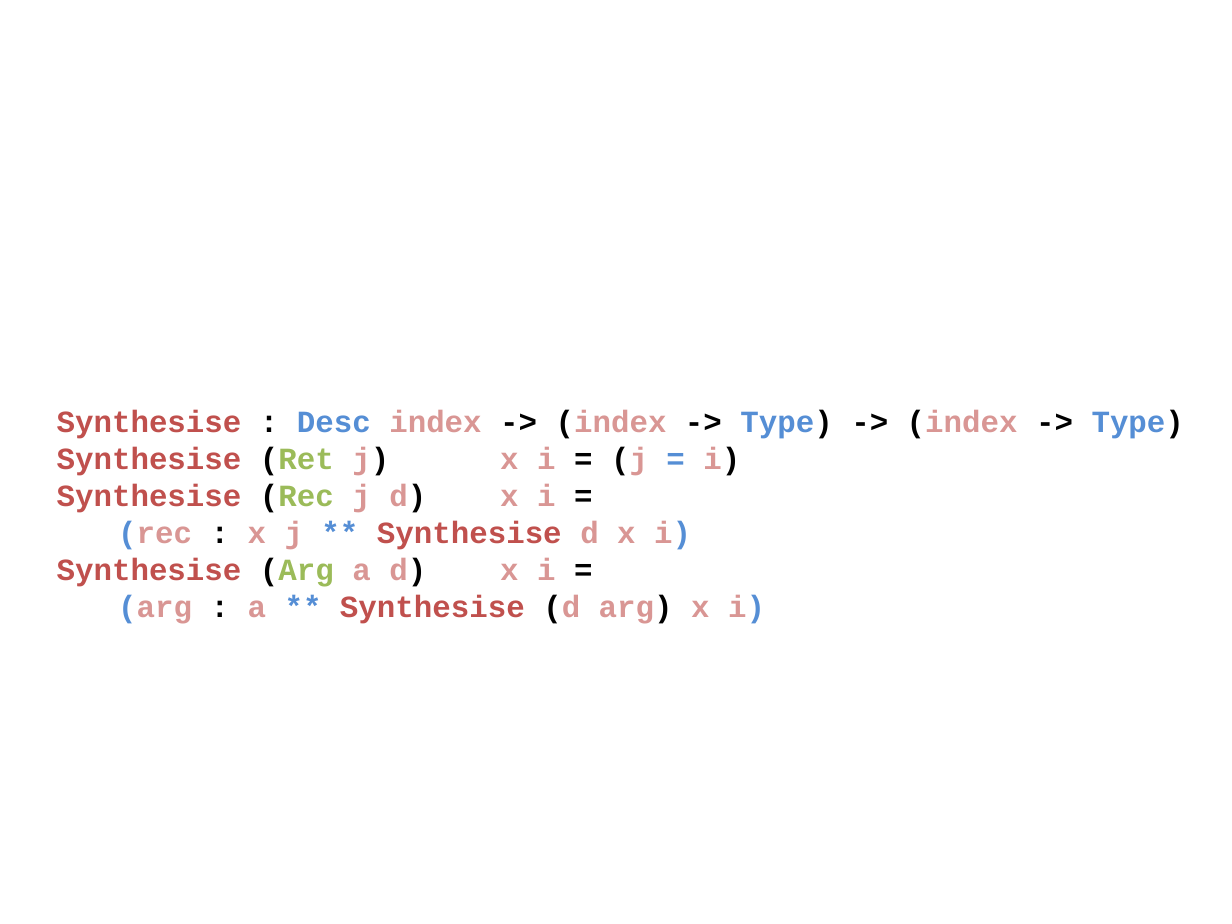
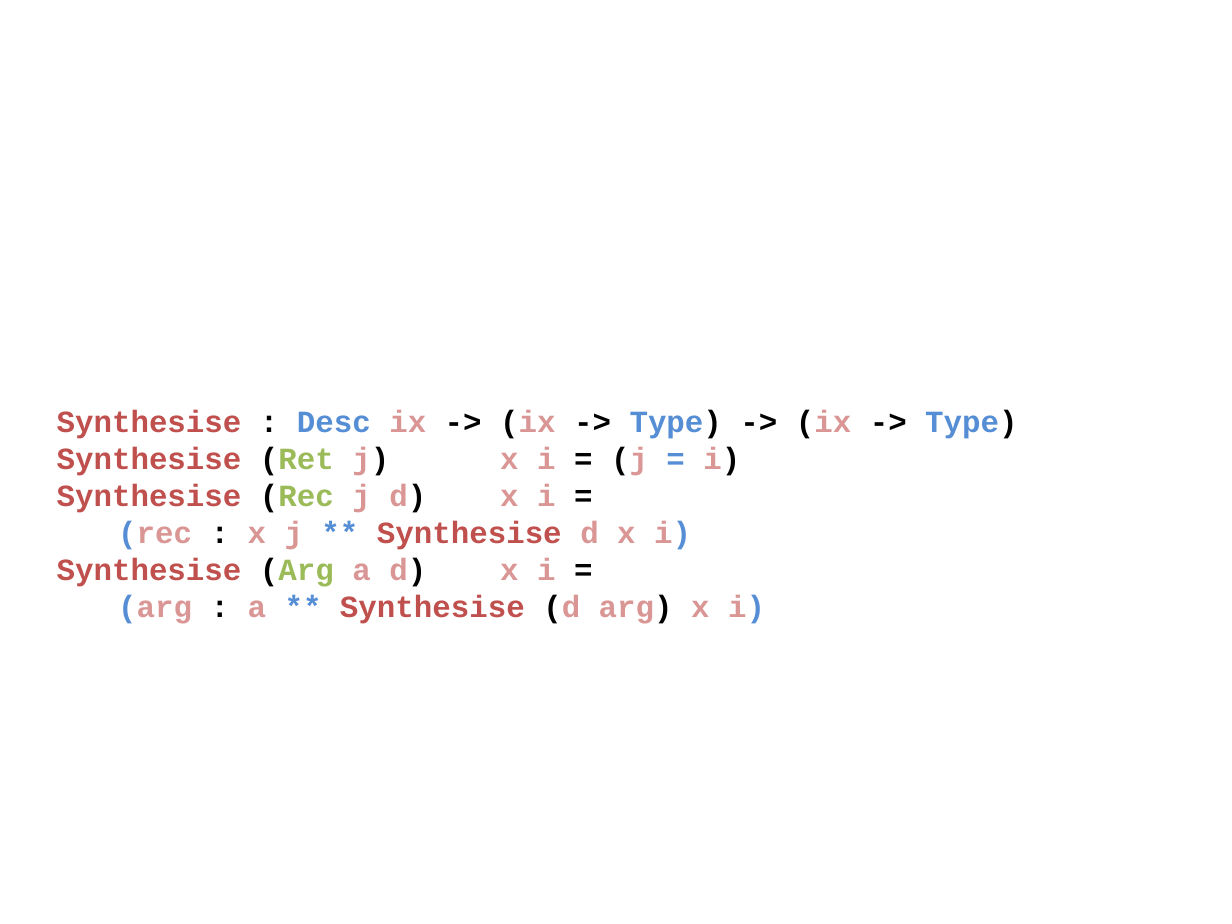
Before and after one commit to ahmadsalim/MSc-Thesis, a slide deck: slide 1 of Figures/SynthesisingData.pptx. Drawn at 1232x924 pixels with LibreOffice and Linux fonts; fonts in the diff are those of the drawing. Boxes give left, top, right and bottom in pixels: in the first picture for what was removed or moved away, otherwise in the second. Text is boxed around its words. In the diff, an @@ line names an element or a change of style, - is before the commit and + after.

```diff
--- a/Figures/SynthesisingData.pptx
+++ b/Figures/SynthesisingData.pptx
@@ text at (57, 410, 1017, 439): text changed; text colour #D99694 to #000000 @@
-Synthesise : Desc index -> (index -> Type) -> (index -> Type)
+Synthesise : Desc ix -> (ix -> Type) -> (ix -> Type)
```
Also in this commit, not shown: 52 other files.
